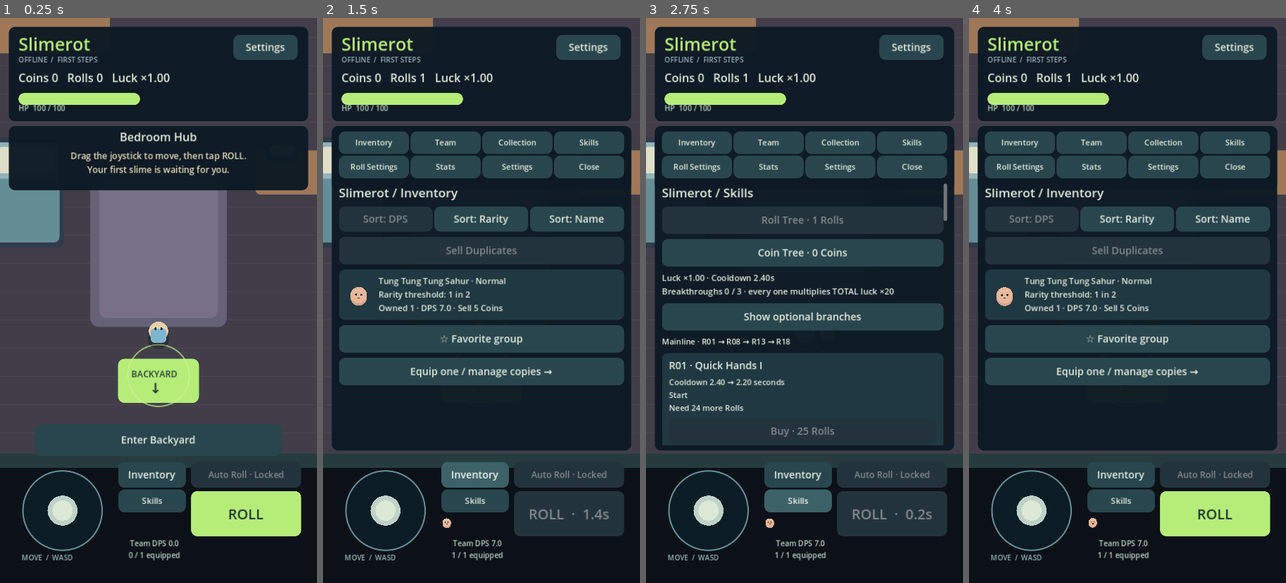
Above: before the commit, frames 1-4 (left to right).
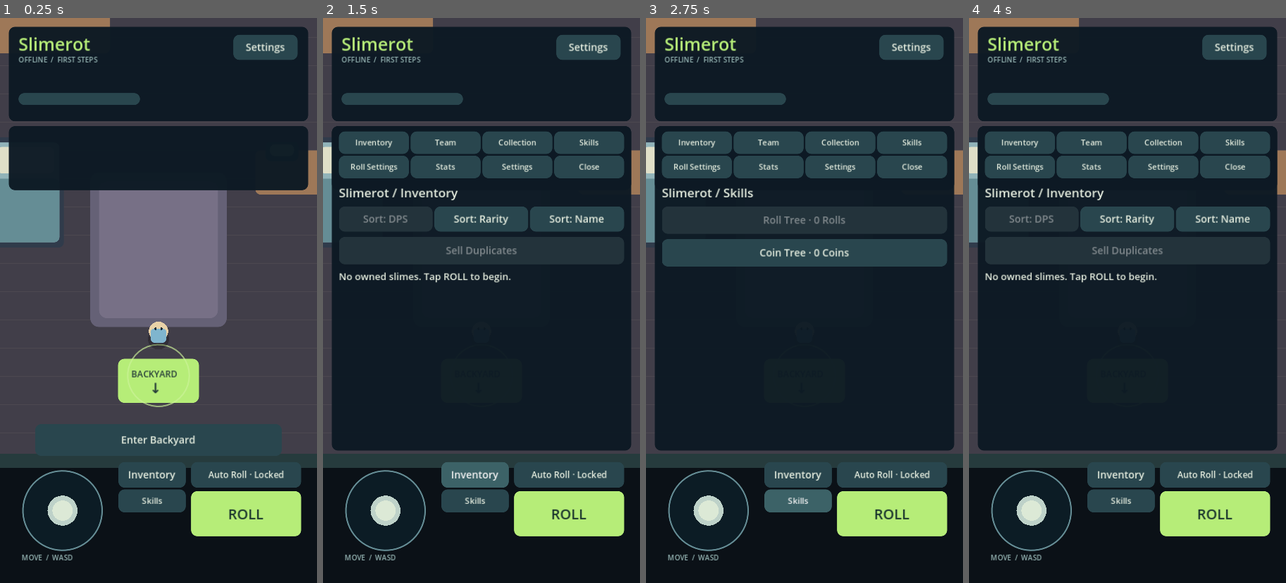
Above: after the commit, the same moments.

Repository: kristijannema-ai/Slimerot
Game: Godot game, scene res://scenes/Slimerot.tscn
Two runs of this game, one before a commit and one after it. Both use one fixed random seed, a clock stepped at 60 frames per second and the inputs below.
Inputs (mouse positions are in pixels of both pictures, inside the frame that each line leads up to):
- Up to frame 1 (0.25 s): no input
- Up to frame 2 (1.5 s): click "ROLL" at 0.5 s; click "Inventory" at 1.25 s
- Up to frame 3 (2.75 s): click "Skills" at 2 s
- Up to frame 4 (4 s): click (1216, 475) at 2.75 s, where only the run after the commit has a clickable "Auto Roll · Locked"; click "Inventory" at 3.5 s

The runs differ from the first frame. In frame 1, 2.6% of the frame differs, in the area x 5-90%, y 9-96%; in frame 2, 21%; in frame 3, 25%, in the area x 5-96%, y 9-96%; in frame 4, 18%.
Error after the commit: Parse Error: Cannot find member "TEAM_SLOTS" in base "SlimerotBalance". (res://scripts/managers/SlimerotSkillTreeManager.gd:20)

Commit message:
Implement Slimerot stage 4: scripts/data/SlimerotBalance.gd

Diff:
--- a/scripts/data/SlimerotBalance.gd
+++ b/scripts/data/SlimerotBalance.gd
@@ -1,13 +1,18 @@
 class_name SlimerotBalance
 extends RefCounted
 
-const SCHEMA_VERSION := 3
+const SCHEMA_VERSION := 4
 const MAX_SLOTS := 5
 const PLAYER_HP := 100.0
 const MOVE_SPEED := 180.0
 const ROLL_COOLDOWN := 2.4
 const ATTACK_INTERVAL := 1.0
 const ATTACK_RANGE := 180.0
+const PROJECTILE_SPEED := 500.0
+const REGEN_DELAY := 4.0
+const REGEN_FRACTION := 0.05
+const DEATH_FADE_SECONDS := 1.5
+const SLIME_ORBIT_RADIUS := 52.0
 const AUTOSAVE_SECONDS := 10.0
 const FIRST_SLIME := "tung_tung_tung_sahur"
 const VARIANTS := ["normal", "shiny", "glitched", "golden"]
@@ -19,7 +24,6 @@
 }
 const VARIANT_SENSE_MULTIPLIER := 1.25
 const LUCK_CAPS := {"MAX": 0.0, "x20-era": 20.0, "x1": 1.0}
-const TEAM_SLOTS := [["team_slot_2", 350, 0], ["team_slot_3", 3500, 2], ["team_slot_4", 25000, 4], ["team_slot_5", 250000, 6]]
 const MAX_ZONE := 8
 const RESET_HOLD_SECONDS := 3.0
 # Slimerot's early enemy tuning remains provisional; roster and Roll tree are canonical.
